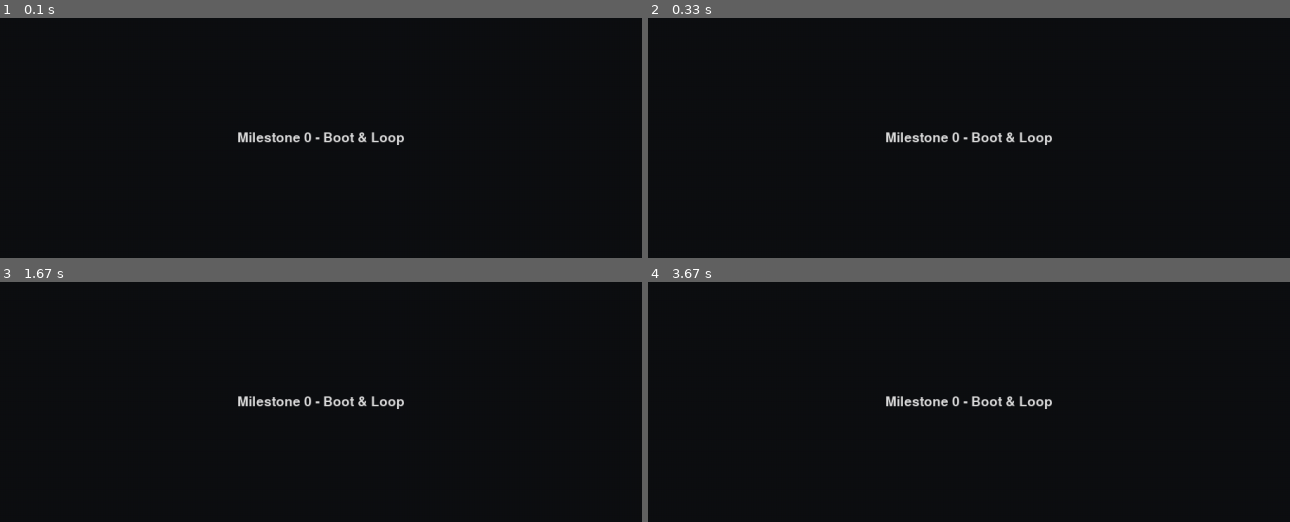
Above: before the commit, frames 1-4 (two rows, left to right).
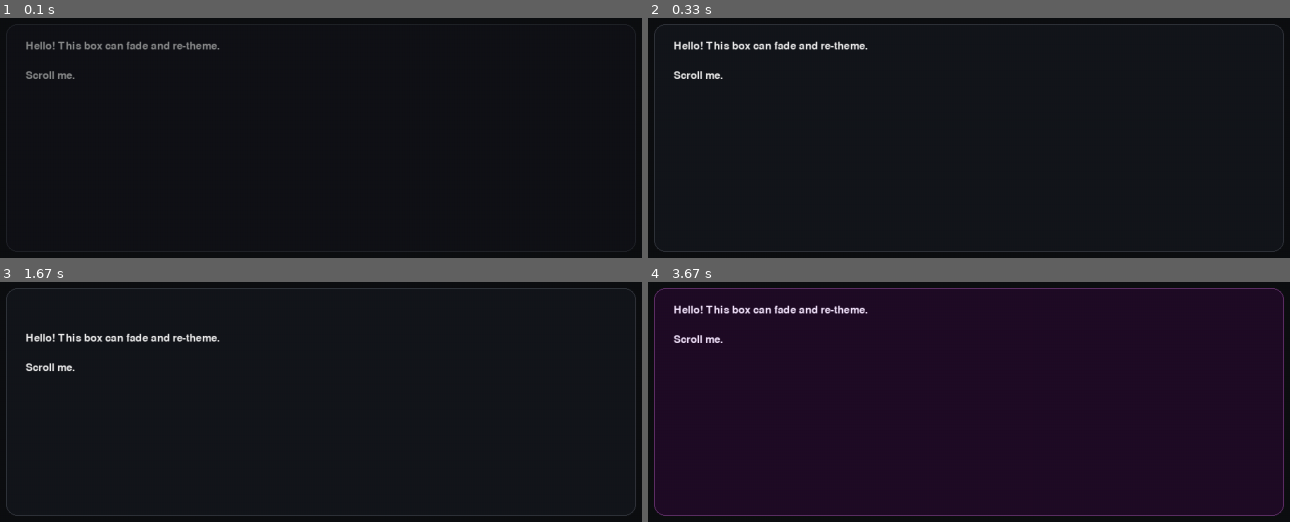
Above: after the commit, the same moments.

Repository: jhoangnguyen/solid
Game: pygame game, started from run.py
The game is run twice, just before and just after one commit, with the same random seed, the same clock (stepped at 60 frames per second) and the same inputs.
Inputs:
- Up to frame 1 (0.1 s): no input
- Up to frame 2 (0.33 s): no input
- Up to frame 3 (1.67 s): hold F1 0.33-0.8 s; tap T at 0.83 s; hold F1 1.17-1.63 s
- Up to frame 4 (3.67 s): hold T 1.67-2.13 s; tap F1 at 2.17 s; tap T at 2.5 s; hold F1 2.83-3.3 s; hold T from 3.33 s (still down)

The runs differ from the first frame. In frame 1, 1.3% of the frame differs, in the area x 4-63%, y 9-53%; in frame 2, 2.6%; in frame 3, 2.5%; in frame 4, 2.7%, in the area x 0-100%, y 2-98%.

Commit message:
Text box

Diff:
--- a/engine/app.py
+++ b/engine/app.py
@@ -1,5 +1,8 @@
 import pygame
 from dataclasses import dataclass
+from engine.ui.style import Theme, StyleContext, compute_centered_rect
+from engine.ui.widgets.textbox import TextBox
+from engine.ui.anim import Animator, Tween
 
 """
 Game Config that will be auto-instantiated with @dataclass.
@@ -9,7 +12,7 @@
 class GameConfig:
     width: int = 1200
     height: int = 720
-    title: str = "Solid"
+    title: str = "HORIZON"
     bg_rgb: tuple[int, int, int] = (14, 15, 18)
     fps: int = 60
 
@@ -20,28 +23,57 @@
         pygame.init()
         pygame.display.set_caption(cfg.title)
         self.screen = pygame.display.set_mode((cfg.width, cfg.height), pygame.RESIZABLE)
-        self.clock = pygame.time.Clock()
+        self.clock = pygame.timeClock = pygame.time.Clock()
         self.running = True
 
-        self.font = pygame.font.Font(None, 28) # We'll use the default font from Pygame for now
+        # styles + animator
+        self.styles = StyleContext(Theme())
+        self.anim = Animator()
+
+        # textbox
+        tb_rect = compute_centered_rect(self.screen, 0.7, 0.45)
+        self.textbox = TextBox(tb_rect, self.styles.current)
+        self.textbox.set_text("Hello! This box can fade and re-theme.\n\nScroll me.")
+
+        # fade-in on start
+        self.textbox.opacity = 0.0
+        self.anim.add(Tween(self.textbox, "opacity", 0.0, 1.0, 0.35))
+
+        # prepare an alternate theme (pretend another screen)
+        self.alt_theme = self.styles.current.derive(
+            box_bg=(32, 12, 38), box_border=(120, 60, 130), text_rgb=(245, 230, 255)
+        )
 
 
     def handle_input(self):
-        for event in pygame.event.get():
-            if event.type == pygame.QUIT:
-                self.running = False
-            elif event.type == pygame.KEYDOWN and event.key == pygame.K_ESCAPE:
-                self.running = False
+            for e in pygame.event.get():
+                if e.type == pygame.QUIT: self.running = False
+                elif e.type == pygame.KEYDOWN:
+                    if e.key == pygame.K_ESCAPE: self.running = False
+                    elif e.key == pygame.K_t:
+                        # toggle theme with a quick fade to mask the recolor
+                        self.anim.add(Tween(self.textbox, "opacity", self.textbox.opacity, 0.0, 0.15,
+                                            on_done=lambda: self.textbox.set_theme(self.alt_theme)))
+                        self.anim.add(Tween(self.textbox, "opacity", 0.0, 1.0, 0.15))
+                    elif e.key == pygame.K_F1:
+                        # demo slide-in: animate padding top for a “drop” effect
+                        top, r, b, l = self.styles.current.padding
+                        new_theme = self.styles.current.derive(padding=(top+40, r, b, l))
+                        self.textbox.set_theme(new_theme)
+                        self.anim.add(Tween(self.textbox, "opacity", 0.6, 1.0, 0.2))
+                elif e.type == pygame.MOUSEWHEEL:
+                    self.textbox.scroll(-e.y * 40)
+                elif e.type == pygame.VIDEORESIZE:
+                    self.screen = pygame.display.set_mode((e.w, e.h), pygame.RESIZABLE)
+                    self.textbox.on_resize(compute_centered_rect(self.screen, 0.7, 0.45))
 
     def update(self, dt: float):
         # Function to run on delta time to update game state. Will be blank for now.
-        pass
+        self.anim.update(dt)
 
     def draw(self):
         self.screen.fill(self.cfg.bg_rgb)
-        msg = self.font.render("Milestone 0 - Boot & Loop", True, (220, 220, 220))
-        rect = msg.get_rect(center=self.screen.get_rect().center)
-        self.screen.blit(msg, rect)
+        self.textbox.draw(self.screen)
         pygame.display.flip()
 
     def run(self):
--- /dev/null
+++ b/engine/ui/anim.py
@@ -0,0 +1,36 @@
+from dataclasses import dataclass
+from typing import Callable, Any, List
+
+def ease_linear(t: float) -> float: return t
+def ease_out_cubic(t: float) -> float: t = max(0.0, min(1.0, t)); return 1 - (1 - t) ** 3
+
+@dataclass
+class Tween:
+    obj: Any
+    attr: str
+    start: float
+    end: float
+    duration: float
+    ease: Callable[[float], float] = ease_out_cubic
+    t: float = 0.0
+    on_done: Callable[[], None] | None = None
+
+    def update(self, dt: float) -> bool:
+        self.t += dt
+        u = 1.0 if self.duration <= 0 else max(0.0, min(1.0, self.t / self.duration))
+        v = self.start + (self.end - self.start) * self.ease(u)
+        setattr(self.obj, self.attr, v)
+        finished = (u >= 1.0)
+        if finished and self.on_done:
+            self.on_done()
+        return finished
+
+class Animator:
+    def __init__(self):
+        self._tweens: list[Tween] = []
+
+    def add(self, tween: Tween) -> None:
+        self._tweens.append(tween)
+
+    def update(self, dt: float) -> None:
+        self._tweens[:] = [tw for tw in self._tweens if not tw.update(dt)]
--- a/engine/ui/style.py
+++ b/engine/ui/style.py
@@ -0,0 +1,38 @@
+from dataclasses import dataclass, replace
+import pygame
+
+@dataclass
+class Theme:
+    font_path: str | None = None
+    font_size: int = 22
+    text_rgb: tuple[int, int, int] = (237, 237, 237)
+    box_bg: tuple[int, int, int] = (20, 22, 27)
+    box_border: tuple[int, int, int] = (60, 64, 72)
+    border_radius: int = 16
+    padding: tuple[int, int, int, int] = (24, 28, 24, 28)
+    line_spacing: int = 6
+
+    def derive(self, **overrides) -> "Theme":
+        """ Create a variant theme (e.g., per screen) without mutating the base. """
+        return replace(self, **overrides)
+
+def compute_centered_rect(surface: pygame.Surface, frac_w=0.7, frac_h=0.45) -> pygame.Rect:
+    sw, sh = surface.get_size()
+    w, h = int(sw * frac_w), int(sh * frac_h)
+    return pygame.Rect((sw - w) // 2, (sh - h) // 2, w, h)
+
+class StyleContext:
+    """ Simple stack so screens can push a theme variant and pop on exit."""
+    def __init__(self, base: Theme | None = None):
+        self._stack: list[Theme] = [base or Theme()]
+
+    @property
+    def current(self) -> Theme:
+        return self._stack[-1]
+
+    def push(self, theme: Theme) -> None:
+        self._stack.append(theme)
+
+    def pop(self) -> None:
+        if len(self._stack) > 1:
+            self._stack.pop()
--- a/engine/ui/widgets/textbox.py
+++ b/engine/ui/widgets/textbox.py
@@ -0,0 +1,315 @@
+"""
+engine/ui/widgets/textbox.py
+
+A lightweight, scrollable text box widget for a pure-Python (pygame) VN-style UI.
+
+Features
+- Sets/augments text; wraps to viewport width; scrolls with pixels.
+- Reflows on resize or theme change; caches rendered line surfaces.
+- Theme-aware (font, colors, padding, line spacing).
+- Opacity support (0..1) for fades via your Animator/tweens.
+- No external deps beyond pygame; safe to use from a simple main loop.
+
+Expected companion:
+- engine/ui/style.py defines Theme with fields used here:
+  - font_path: str | None
+  - font_size: int
+  - text_rgb: tuple[int,int,int]
+  - box_bg: tuple[int,int,int]
+  - box_border: tuple[int,int,int]
+  - border_radius: int
+  - padding: (top, right, bottom, left)
+  - line_spacing: int
+"""
+
+from __future__ import annotations
+
+from typing import List, Tuple
+import pygame
+
+from engine.ui.style import Theme
+
+
+class TextBox:
+    """
+    A simple, scrollable text container.
+
+    Public API
+    ----------
+    set_text(text: str) -> None
+    append_text(text: str) -> None
+    clear() -> None
+
+    on_resize(new_rect: pygame.Rect) -> None
+    set_theme(theme: Theme) -> None
+
+    scroll(dy: float) -> None
+    scroll_to_top() -> None
+    scroll_to_bottom() -> None
+
+    draw(surface: pygame.Surface) -> None
+
+    Properties
+    ----------
+    rect: pygame.Rect
+    opacity: float      # 0..1, affects entire widget (bg + text)
+    content_height: int
+    viewport_height: int
+    max_scroll(): float
+    is_at_top / is_at_bottom
+    """
+
+    __slots__ = (
+        "rect",
+        "theme",
+        "font",
+        "scroll_y",
+        "_cache_wrap_w",
+        "_cache_surfaces",
+        "_content_h",
+        "_text",
+        "opacity",
+    )
+
+    def __init__(self, rect: pygame.Rect, theme: Theme):
+        self.rect = rect.copy()
+        self.theme: Theme = theme
+        self.font = pygame.font.Font(theme.font_path, theme.font_size)
+
+        # scrolling (in pixels)
+        self.scroll_y: float = 0.0
+
+        # render cache
+        self._cache_wrap_w: int = -1
+        self._cache_surfaces: List[pygame.Surface] = []
+        self._content_h: int = 0
+
+        # content
+        self._text: str = ""
+
+        # effects
+        self.opacity: float = 1.0
+
+    # -------------------------- Public API --------------------------
+
+    def set_text(self, text: str) -> None:
+        self._text = text or ""
+        self.scroll_y = 0.0
+        self._invalidate_layout()
+
+    def append_text(self, text: str) -> None:
+        if not text:
+            return
+        self._text = (self._text + ("\n" if self._text else "") + text)
+        self._invalidate_layout()
+
+    def clear(self) -> None:
+        self._text = ""
+        self.scroll_y = 0.0
+        self._invalidate_layout()
+
+    def on_resize(self, new_rect: pygame.Rect) -> None:
+        """Update geometry; layout is recomputed lazily on draw()."""
+        self.rect = new_rect.copy()
+        self._invalidate_layout()
+
+    def set_theme(self, theme: Theme) -> None:
+        """Swap to a new theme (colors/font/spacing)."""
+        self.theme = theme
+        self._invalidate_layout(rebuild_font=True)
+
+    def scroll(self, dy: float) -> None:
+        """Scroll by dy pixels (positive = down)."""
+        if dy == 0:
+            return
+        self.scroll_y = max(0.0, min(self.max_scroll(), self.scroll_y + dy))
+
+    def scroll_to_top(self) -> None:
+        self.scroll_y = 0.0
+
+    def scroll_to_bottom(self) -> None:
+        self.scroll_y = self.max_scroll()
+
+    # Properties
+    @property
+    def content_height(self) -> int:
+        return int(self._content_h)
+
+    @property
+    def viewport_height(self) -> int:
+        t, r, b, l = self.theme.padding
+        return max(0, self.rect.h - (t + b))
+
+    @property
+    def is_at_top(self) -> bool:
+        return self.scroll_y <= 0.0 + 1e-3
+
+    @property
+    def is_at_bottom(self) -> bool:
+        return self.scroll_y >= self.max_scroll() - 1e-3
+
+    # --------------------------- Drawing ---------------------------
+
+    def draw(self, surface: pygame.Surface) -> None:
+        """
+        Render the textbox into an offscreen layer, then blit with optional opacity.
+
+        This avoids re-rendering text for alpha effects and keeps clipping simple.
+        """
+        th = self.theme
+        if self.rect.w <= 0 or self.rect.h <= 0:
+            return  # nothing to draw
+
+        # Offscreen layer with per-pixel alpha
+        layer = pygame.Surface(self.rect.size, pygame.SRCALPHA)
+
+        # Background + border
+        full = pygame.Rect(0, 0, self.rect.w, self.rect.h)
+        pygame.draw.rect(layer, th.box_bg, full, border_radius=th.border_radius)
+        pygame.draw.rect(layer, th.box_border, full, width=1, border_radius=th.border_radius)
+
+        # Inner viewport (relative to layer)
+        t, r, b, l = th.padding
+        viewport = pygame.Rect(l, t, max(0, self.rect.w - (l + r)), max(0, self.rect.h - (t + b)))
+
+        # Ensure we have layout for current width
+        self._ensure_layout(viewport.width)
+
+        # Clip and blit visible lines
+        prev_clip = layer.get_clip()
+        layer.set_clip(viewport)
+
+        y = viewport.y - int(self.scroll_y)
+        line_gap = th.line_spacing
+        for line_surf in self._cache_surfaces:
+            h = line_surf.get_height()
+            if y + h >= viewport.y and y <= viewport.bottom:
+                layer.blit(line_surf, (viewport.x, y))
+            y += h + line_gap
+
+        layer.set_clip(prev_clip)
+
+        # Opacity
+        if self.opacity < 1.0:
+            layer.set_alpha(int(255 * max(0.0, min(1.0, self.opacity))))
+
+        # Present
+        surface.blit(layer, self.rect.topleft)
+
+    # -------------------------- Internals --------------------------
+
+    def max_scroll(self) -> float:
+        """Maximum scroll offset in pixels given current content and viewport."""
+        return max(0.0, float(self._content_h - self.viewport_height))
+
+    def _invalidate_layout(self, rebuild_font: bool = False) -> None:
+        if rebuild_font:
+            # rebuild font for new size / path
+            self.font = pygame.font.Font(self.theme.font_path, self.theme.font_size)
+        self._cache_wrap_w = -1  # force rebuild at next draw
+
+    def _ensure_layout(self, wrap_w: int) -> None:
+        """(Re)build wrapped line surfaces if width or content changed."""
+        # Guard against zero/negative width (e.g., very small window)
+        if wrap_w <= 0:
+            self._cache_wrap_w = wrap_w
+            self._cache_surfaces = []
+            self._content_h = 0
+            self.scroll_y = 0.0
+            return
+
+        if wrap_w == self._cache_wrap_w:
+            return
+
+        # (Re)create font to reflect theme changes (cheap in pygame)
+        self.font = pygame.font.Font(self.theme.font_path, self.theme.font_size)
+
+        self._cache_wrap_w = wrap_w
+        wrapped_lines = self._wrap_text(self._text, wrap_w)
+
+        # Render all lines once (subsequent draws just blit)
+        color = self.theme.text_rgb
+        render = self.font.render
+        self._cache_surfaces = [render(line, True, color) for line in wrapped_lines]
+
+        # Compute total content height
+        line_gap = self.theme.line_spacing
+        if self._cache_surfaces:
+            heights = [surf.get_height() for surf in self._cache_surfaces]
+            self._content_h = sum(heights) + (len(heights) - 1) * line_gap
+        else:
+            self._content_h = 0
+
+        # Clamp scroll if content shrank
+        self.scroll_y = min(self.scroll_y, self.max_scroll())
+
+    def _wrap_text(self, text: str, wrap_w: int) -> List[str]:
+        """
+        Word-wrap text for the given width in pixels.
+
+        - Respects existing '\n'.
+        - Splits overlong "words" with a binary search into fitting chunks.
+        - Keeps empty lines.
+        """
+        if not text:
+            return []
+
+        out: List[str] = []
+        measure = self.font.size
+
+        for raw in text.splitlines():
+            words = raw.split(" ")
+            if not words:
+                out.append("")  # preserve empty line
+                continue
+
+            cur = ""
+            for w in words:
+                cand = w if not cur else f"{cur} {w}"
+                if measure(cand)[0] <= wrap_w:
+                    cur = cand
+                    continue
+
+                # current line full; flush it
+                if cur:
+                    out.append(cur)
+                # handle long single word
+                if measure(w)[0] <= wrap_w:
+                    cur = w
+                else:
+                    chunks = self._hard_wrap_long_word(w, wrap_w, measure)
+                    # all chunks except last are complete lines
+                    out.extend(chunks[:-1])
+                    cur = chunks[-1] if chunks else ""
+
+            out.append(cur)
+
+        return out
+
+    def _hard_wrap_long_word(
+        self, word: str, wrap_w: int, measure
+    ) -> List[str]:
+        """
+        Split a single long token into chunks that fit wrap_w using binary search.
+        Returns a list of chunks (no hyphen inserted).
+        """
+        parts: List[str] = []
+        i = 0
+        n = len(word)
+        while i < n:
+            lo, hi = 1, n - i
+            best = 1
+            while lo <= hi:
+                mid = (lo + hi) // 2
+                seg = word[i:i + mid]
+                if measure(seg)[0] <= wrap_w:
+                    best = mid
+                    lo = mid + 1
+                else:
+                    hi = mid - 1
+            seg = word[i:i + best]
+            if not seg:
+                break
+            parts.append(seg)
+            i += best
+        return parts
--- a/game/config/defaults.yaml
+++ b/game/config/defaults.yaml
@@ -1,5 +1,5 @@
 width: 1280
 height: 720
-title: Solid
+title: HORIZON
 bg_rgb: [14, 15, 18]
 fps: 60
--- a/run.py
+++ b/run.py
@@ -15,7 +15,7 @@
         return GameConfig(
             width=int(data.get("width", 1200)),
             height=int(data.get("heihgt", 720)),
-            title=str(data.get("title", "Solid")),
+            title=str(data.get("title", "HORIZON")),
             bg_rgb=tuple(data.get("bg_rgb", (14, 15, 18))),
             fps=int(data.get("fps", 60))
         )
